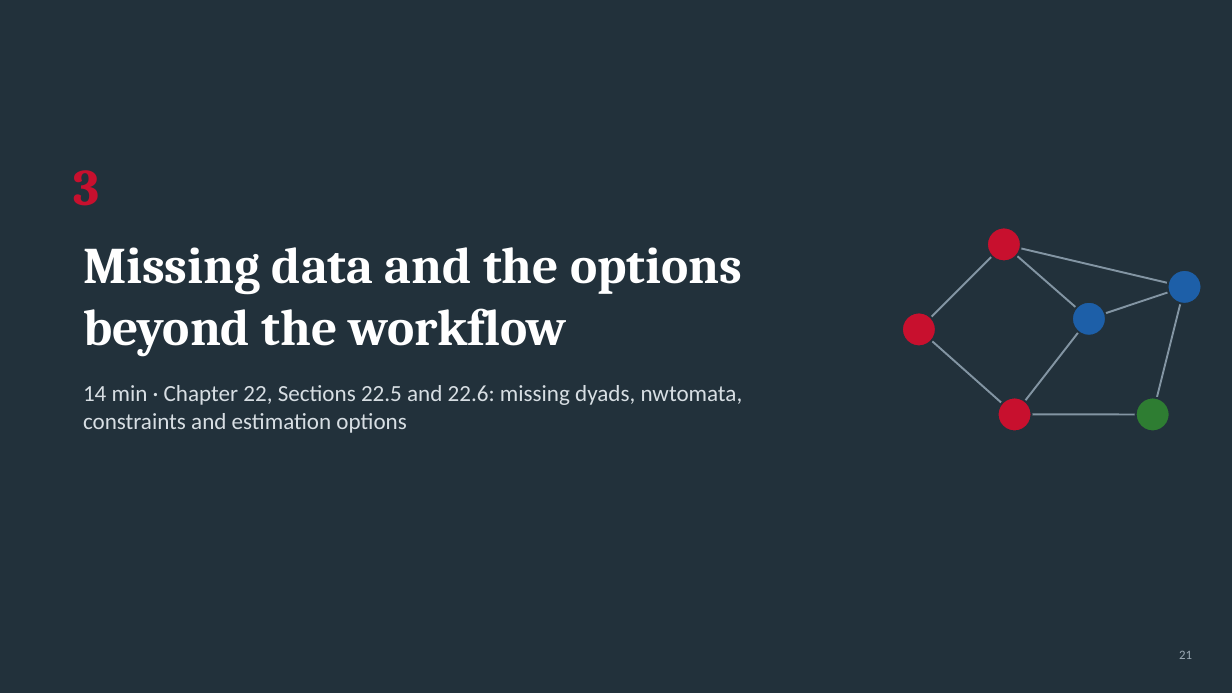
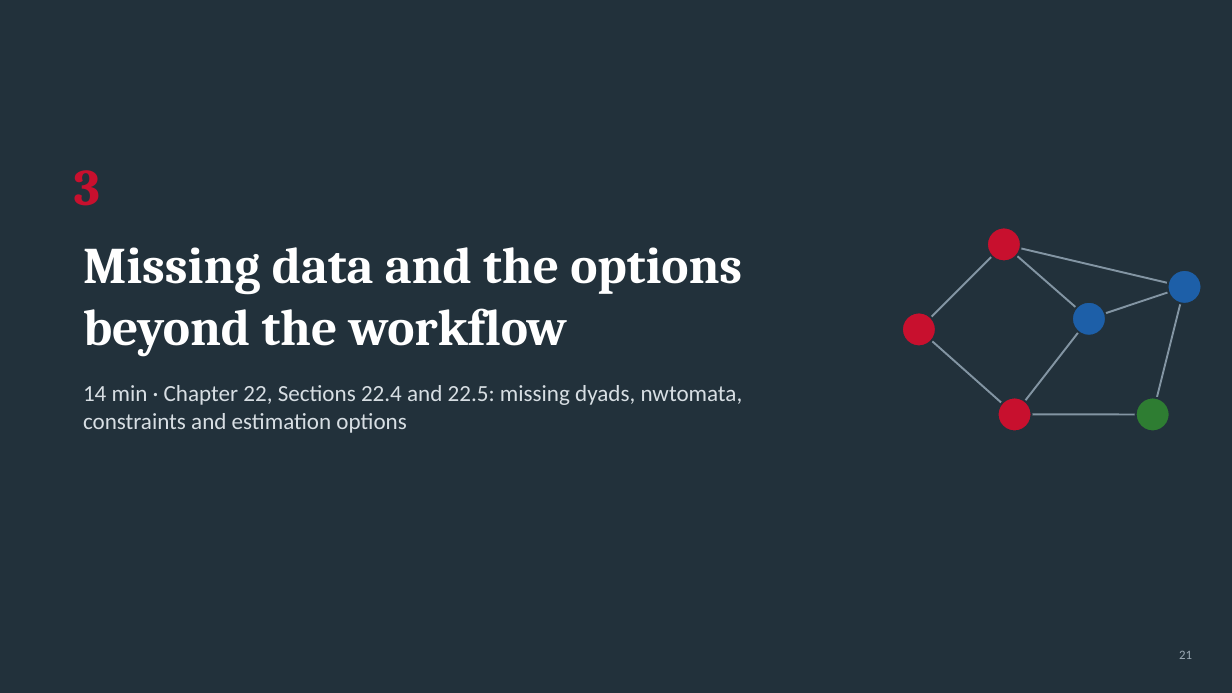
Before and after one commit to thomas-u-grund/nwcommands, a slide deck: slide 21 of website/book/teaching/slides/courseB_week07_ergm3_simulation_degeneracy.pptx. Drawn at 1232x693 pixels with LibreOffice and Linux fonts; fonts in the diff are those of the drawing. Boxes give left, top, right and bottom in pixels: in the first picture for what was removed or moved away, otherwise in the second. Text is boxed around its words. In the diff, an @@ line names an element or a change of style, - is before the commit and + after.

```diff
--- a/website/book/teaching/slides/courseB_week07_ergm3_simulation_degeneracy.pptx
+++ b/website/book/teaching/slides/courseB_week07_ergm3_simulation_degeneracy.pptx
@@ text at [83, 385, 743, 433]: text changed @@
-14 min · Chapter 22, Sections 22.5 and 22.6: missing dyads, nwtomata, constraints and estimation options
+14 min · Chapter 22, Sections 22.4 and 22.5: missing dyads, nwtomata, constraints and estimation options
```
Also in this commit, not shown: 3 other slides changed, 3 slides removed, 1 other file.
